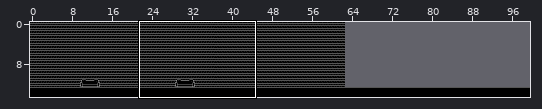
Tiled map: assets/levels/level_1.tmx. Above, an overview of the earlier version with the close-up marked.
Close-up. As it was:
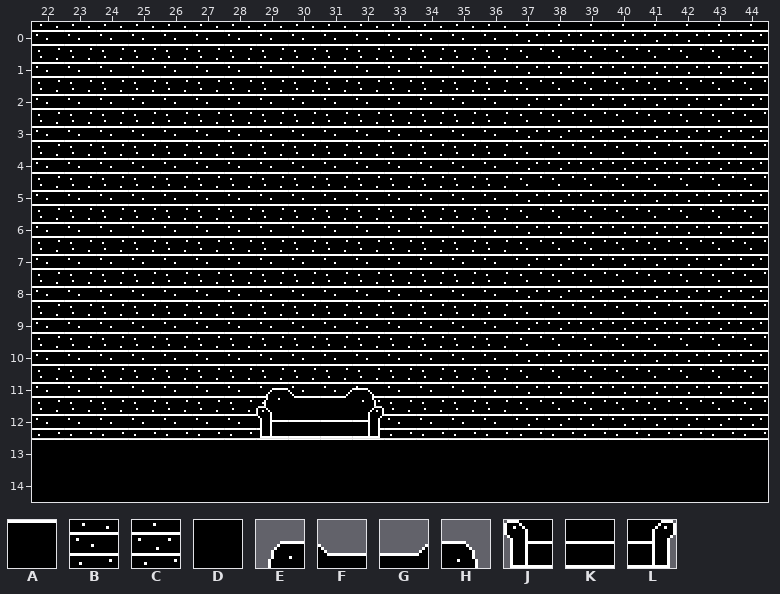
Cells are 16x16 px. Shown: x 22..44, y 0..14. The commit also changed other parts of the map, which this record leaves out.
Key: from "tileset": A 1, B 6, C 11, D 17, E 100, F 101, G 102, H 103, J 116, K 117, L 119.
_ is an empty cell, # one hidden under a higher layer.
Layers that did not change in this view are not listed.
Layer "Background" before, first column x 22:
 0 BBBBBBBBBBBBBBB________
 1 BBBBBBBBBBBBBBB________
 2 BBBBBBBBBBBBBBB________
 3 BBBBBBBBBBBBBBB________
 4 BBBBBBBBBBBBBBB________
 5 BBBBBBBBBBBBBBB________
 6 BBBBBBBBBBBBBBB________
 7 BBBBBBBBBBBBBBB________
 8 BBBBBBBBBBBBBBB________
 9 BBBBBBBBBBBBBBB________
10 BBBBBBBBBBBBBBB________
11 BBBBBBBBBBBBBBB________
12 BBBBBBBB##BBBBB________
13 _______________________
14 _______________________
Layer "Ground" before, first column x 22:
 0 _______________CCCCCCCC
 1 _______________CCCCCCCC
 2 _______________CCCCCCCC
 3 _______________CCCCCCCC
 4 _______________CCCCCCCC
 5 _______________CCCCCCCC
 6 _______________CCCCCCCC
 7 _______________CCCCCCCC
 8 _______________CCCCCCCC
 9 _______________CCCCCCCC
10 _______________CCCCCCCC
11 _______EFGH____CCCCCCCC
12 _______JKKL____CCCCCCCC
13 AAAAAAAAAAAAAAAAAAAAAAA
14 DDDDDDDDDDDDDDDDDDDDDDD
After the commit:
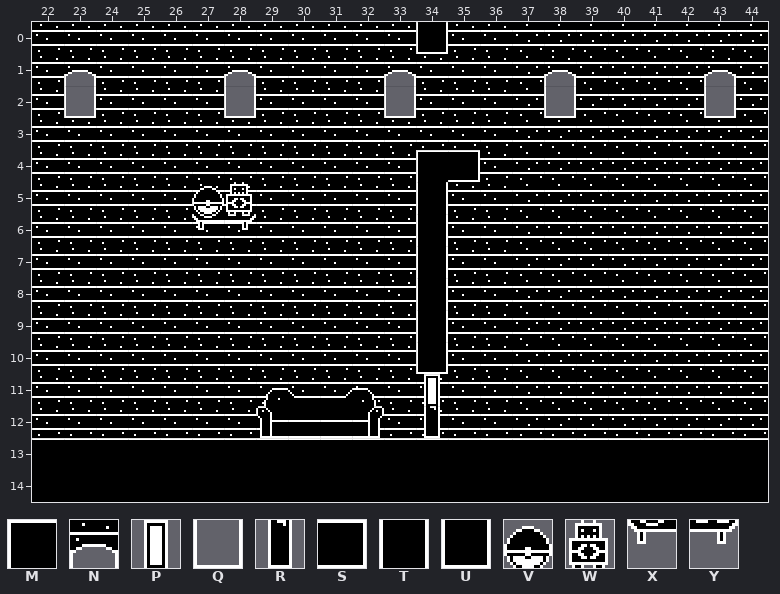
Further tiles: from "tileset": M 0, N 8, P 14, Q 24, R 30, S 51, T 64, U 80, V 178, W 179, X 194, Y 195.
The exact change:
Layer "Background":
y 1: x 23 B -> N; x 28 B -> N; x 33 B -> N; x 38 _ -> N; x 43 _ -> N
y 2: x 23 B -> Q; x 28 B -> Q; x 33 B -> Q; x 38 _ -> Q; x 43 _ -> Q
Layer "Ground":
y 0: x 34 _ -> U
y 1..2: x 38 C -> _; x 43 C -> _
y 4: x 34..35 __ -> MS
y 5: x 27..28 __ -> VW; x 34 _ -> T
y 6: x 27..28 __ -> XY; x 34 _ -> T
y 7..9: x 34 _ -> T
y 10: x 34 _ -> U
y 11: x 34 _ -> P
y 12: x 34 _ -> R
